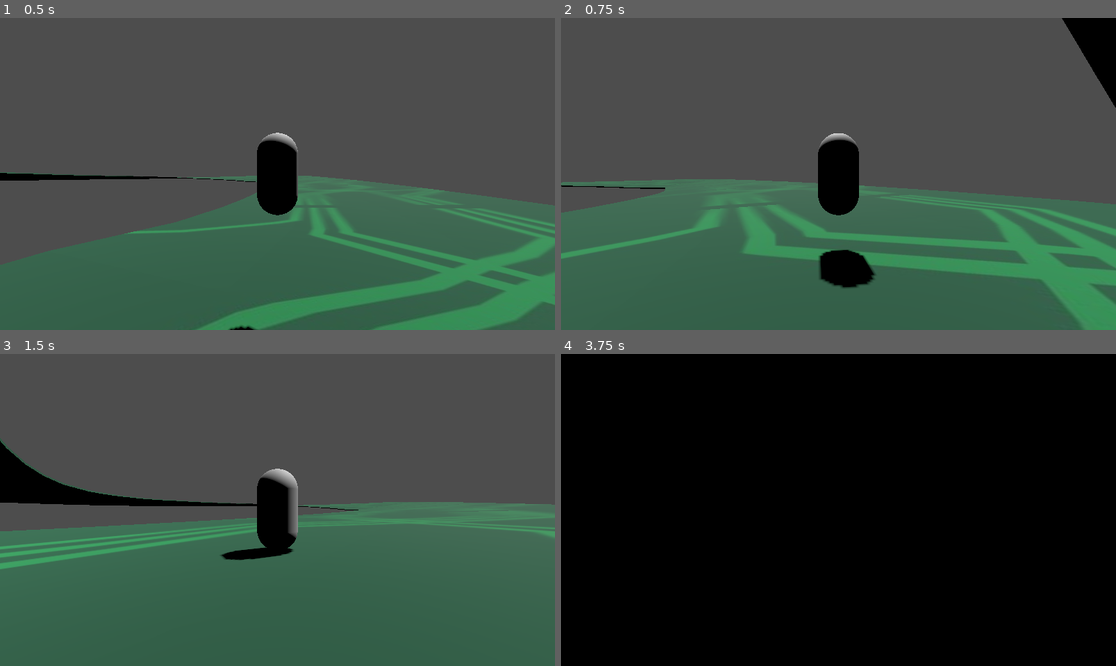
Above: before the commit, frames 1-4 (two rows, left to right).
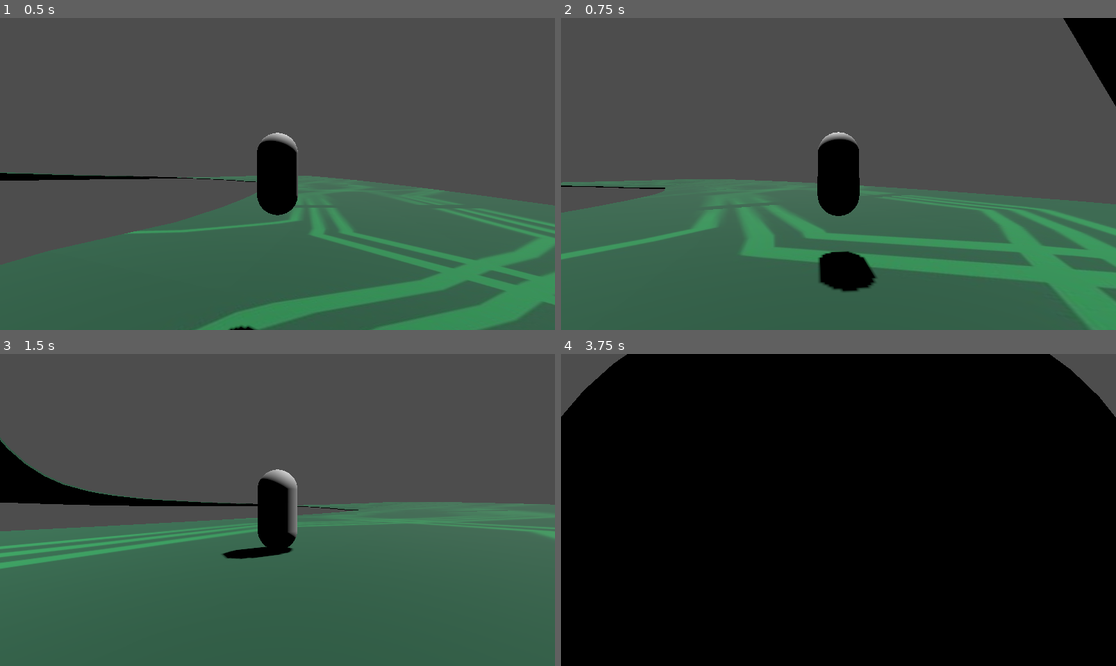
Above: after the commit, the same moments.

Repository: YDancer/3d-movement
Game: Godot game, scene res://test.tscn
Two runs of this game, one before a commit and one after it. Both use one fixed random seed, a clock stepped at 60 frames per second and the inputs below.
Inputs (mouse positions are in pixels of both pictures, inside the frame that each line leads up to):
- Up to frame 1 (0.5 s): no input
- Up to frame 2 (0.75 s): move the mouse to (866, 174) at 0.52 s; hold W (forward) from 0.53 s (still down); hold Mouse wheel up (zoomIn, bound only after the commit) from 0.53 s (still down)
- Up to frame 3 (1.5 s): keep holding W (forward); tap Space (jump) at 0.77 s; tap Mouse wheel down (zoomOut, bound only after the commit) at 0.8, 1.35 s; move the mouse to (249, 510) at 1.27 s; release Mouse wheel up (zoomIn, bound only after the commit) at 1.28 s
- Up to frame 4 (3.75 s): keep holding W (forward); tap Space (jump) at 1.52, 3.02 s; tap Mouse wheel up (zoomIn, bound only after the commit) at 1.55, 2.85 s; move the mouse to (849, 503) at 2.02 s; hold Alt (toggleMouse) 2.03-2.78 s; tap Mouse wheel down (zoomOut, bound only after the commit) at 2.3 s; move the mouse to (810, 572) at 2.77 s; move the mouse to (877, 513) at 3.52 s; hold Mouse wheel down (zoomOut, bound only after the commit) from 3.53 s (still down)

Frame 1 is identical in both runs. In frame 2, 1.4% of the frame differs, in the area x 0-100%, y 0-100%; in frame 3, 0.2%; in frame 4, 2.2%, in the area x 0-100%, y 0-21%.

Commit message:
camera does not clip through objects
minor bug where camera does clip player on near plane

Diff:
--- a/player.gd
+++ b/player.gd
@@ -3,12 +3,12 @@
 
 const SPEED = 5*TAU
 const JUMP_VELOCITY = 10.5
-var Camera : Camera3D
+var Camera : SpringArm3D
 
 
 func _ready() -> void:
 	global_position = get_node("../startposition").position
-	Camera = get_node("../MainCamera")
+	Camera = get_node("../Camera")
 
 func _physics_process(delta: float) -> void:
 	# Add the gravity.
--- a/project.godot
+++ b/project.godot
@@ -62,6 +62,16 @@
 , Object(InputEventKey,"resource_local_to_scene":false,"resource_name":"","device":-1,"window_id":0,"alt_pressed":false …(186 unchanged characters)…
 ]
 }
+zoomIn={
+"deadzone": 0.2,
+"events": [Object(InputEventMouseButton,"resource_local_to_scene":false,"resource_name":"","device":-1,"window_id":0,"alt_pressed":false,"shift_pressed":false,"ctrl_pressed":false,"meta_pressed":false,"button_mask":0,"position":Vector2(0, 0),"global_position":Vector2(0, 0),"factor":1.0,"button_index":4,"canceled":false,"pressed":false,"double_click":false,"script":null)
+]
+}
+zoomOut={
+"deadzone": 0.2,
+"events": [Object(InputEventMouseButton,"resource_local_to_scene":false,"resource_name":"","device":-1,"window_id":0,"alt_pressed":false,"shift_pressed":false,"ctrl_pressed":false,"meta_pressed":false,"button_mask":0,"position":Vector2(0, 0),"global_position":Vector2(0, 0),"factor":1.0,"button_index":5,"canceled":false,"pressed":false,"double_click":false,"script":null)
+]
+}
 
 [physics]
 
--- a/main_camera.gd
+++ b/spring_arm_3d.gd
@@ -1,4 +1,4 @@
-extends Camera3D
+extends SpringArm3D
 
 @export var followingDistance : float = 5.0
 @export var upVector : Vector3 = Vector3(0,1,0) # y axis
@@ -25,20 +25,51 @@
 	if (event.is_action_released("toggleMouse")):
 		Input.mouse_mode = Input.MOUSE_MODE_CAPTURED
 
+	# scroll callback
+	# can be shortened (remove following distance var)
+	if (event.is_action_pressed("zoomIn")):
+		if (followingDistance > 1.5):
+			followingDistance -= 0.1
+			spring_length = followingDistance
+	if (event.is_action_pressed("zoomOut")):
+		if (followingDistance < 10.0):
+			followingDistance += 0.1
+			spring_length = followingDistance
+
 # Called when the node enters the scene tree for the first time.
 func _ready() -> void:
 	global_position = get_node("../startposition").global_position
 	Player = get_node("../Player")
 	Input.mouse_mode = Input.MOUSE_MODE_CAPTURED
+	spring_length = followingDistance
 
 # Called every frame. 'delta' is the elapsed time since the previous frame.
-func _process(delta: float) -> void:
+func _process(_delta: float) -> void:
 
+	# spring arm 3d is very straight forward
+	# set the rotation (this rotates the basis vectors)
+	# consequently rotates the arm direction too
+	rotation.x = pitch
+	rotation.y = yaw
+
+	# then just update the position of the spring, put it where the player is
+	# the following distance is just the arm length (we set those when zoom changes)
+	global_position = Player.global_position
+
+
+
+
+
+
+# unused
+
+func oldCamera():
+	pass
 	# the above rotates every frame, so i guess reset it after, but that's just strange
 	# we instead get the basis vectors and rotate manually
-	var playerPosition = Player.get_global_position()
+	#var playerPosition = Player.get_global_position()
 	# camera forward direction (originally the forward z axis)
-	var fDir : Vector3 = Vector3(0,0,1)
+	#var fDir : Vector3 = Vector3(0,0,1)
 	# rotate this vector about (y axis) up direction
 	# this gives us where around the player (yaw)
 	# rotate the resulting vector about (x axis) right direction of the camera
@@ -54,45 +85,13 @@
 	# well that's just multiplying our old forward direction (expressed in x,y,z)
 	# with the change of basis matrix
 	# the result is a vector in the new coordinate space (the rotated version)
-	var newBasis : Basis = Basis.from_euler(Vector3(pitch, yaw, 0.0))
+	#var newBasis : Basis = Basis.from_euler(Vector3(pitch, yaw, 0.0))
 
 	# compute the new forwardDirection
-	forwardDir = newBasis*fDir
+	#forwardDir = newBasis*fDir
 
 	# update camera position
-	global_position = followingDistance*forwardDir + playerPosition
+	#global_position = followingDistance*forwardDir + playerPosition
 
 	# update basis (this also rotates the camera)
-	basis = newBasis
-
-
-# now this works, except near the poles, the up vector
-# and the forward direction are almost similar
-# godot will also throw a warning
-func cameraAttempt1() -> void :
-	var playerPosition : Vector3 = get_node("../Player").global_position
-
-	# using spherical coordinates
-	# note in math x,y,z z is usually up
-	# we swap z axis and y axis in our game cause y is up
-	# phi is the pitch, theta is the yaw
-	# x = sin(phi)cos(theta) stays normal
-	# y = cos(phi) (up axis)
-	# z = sin(theta)sin(phi)
-	var x : float = sin(pitch)*cos(yaw)
-	var y : float = cos(pitch)
-	var z : float = sin(yaw)*sin(pitch)
-
-	var cameraPos : Vector3 = Vector3(x,y,z)
-
-	# vector will always stay normalized
-
-	# following distance is rho, and it's just a scalar
-	var newPos : Vector3 = followingDistance*cameraPos + playerPosition
-	global_position = newPos
-	look_at_from_position(global_position, playerPosition, upVector)
-
-	# another attempt
-	# rotate the camera basis vectors
-	#rotate(upVector, yaw)
-	#rotate(Vector3(1.0, 0.0, 0.0), pitch)
+	#basis = newBasis
--- a/test.tscn
+++ b/test.tscn
@@ -2,7 +2,7 @@
 
 [ext_resource type="ArrayMesh" uid="uid://lqa4nas7m1hl" path="res://biggertrack1.obj" id="1_37kl0"]
 [ext_resource type="Script" uid="uid://b65mni5lynmv4" path="res://player.gd" id="2_8uh7m"]
-[ext_resource type="Script" uid="uid://bog2xnsk1sddf" path="res://main_camera.gd" id="3_6uqi0"]
+[ext_resource type="Script" uid="uid://bps2bmun5m5r2" path="res://spring_arm_3d.gd" id="3_6uqi0"]
 
 [sub_resource type="ConcavePolygonShape3D" id="ConcavePolygonShape3D_8uh7m"]
 data = PackedVector3Array(-1.5619, 0.5201, 68.7613, -1.0626, 0.5098, 77.398994, -9.721399, 0.5324, 69.2381, -9.721399,  …(273012 unchanged characters)…
@@ -39,7 +39,9 @@
 transform = Transform3D(1, 0, 0, 0, 1, 0, 0, 0, 1, 0, 5, 0)
 metadata/_edit_lock_ = true
 
-[node name="MainCamera" type="Camera3D" parent="." unique_id=881328660]
+[node name="Camera" type="SpringArm3D" parent="." unique_id=1158284507]
+script = ExtResource("3_6uqi0")
+
+[node name="MainCamera" type="Camera3D" parent="Camera" unique_id=881328660]
 transform = Transform3D(1, 0, 0, 0, 1, 0, 0, 0, 1, 0, 2.7833586, 4.4262033)
 current = true
-script = ExtResource("3_6uqi0")
Not shown, removed: main_camera.gd.uid
Not shown, added: spring_arm_3d.gd.uid
